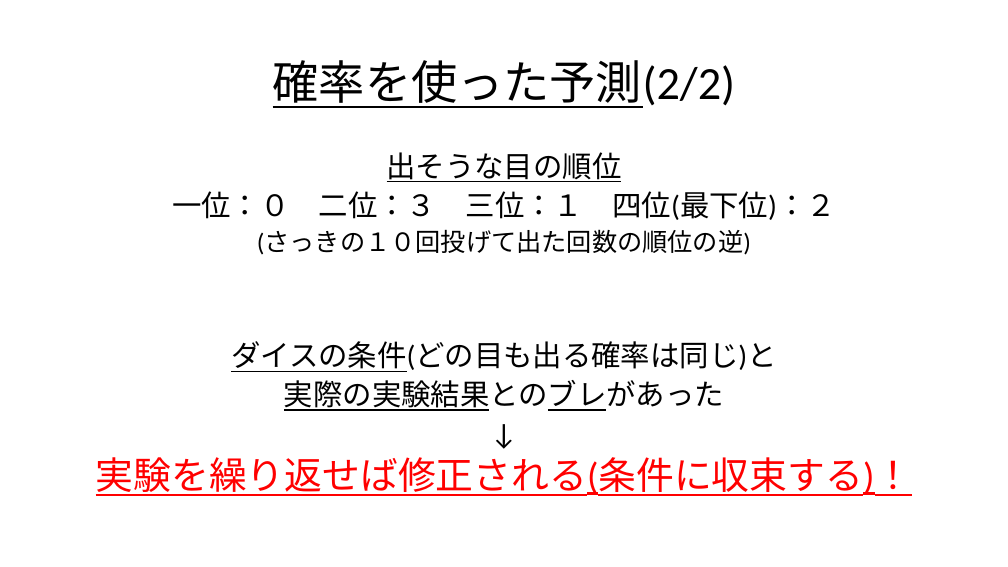
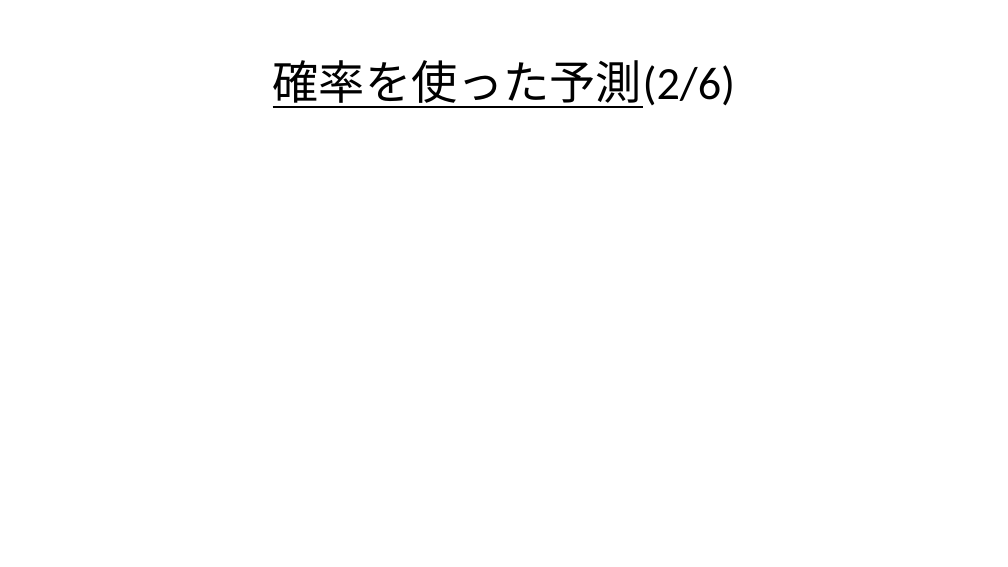
Before and after one commit to Ryo-KATAYAMA/Senior_Project, a slide deck: slide 4 of Chapter4_1.pptx. Drawn at 1008x567 pixels with LibreOffice and Linux fonts; fonts in the diff are those of the drawing; grey boxes stand for pictures. Boxes give left, top, right and bottom in pixels: in the first picture for what was removed or moved away, otherwise in the second. Text is boxed around its words. In the diff, an @@ line names an element or a change of style, - is before the commit and + after.

```diff
--- a/Chapter4_1.pptx
+++ b/Chapter4_1.pptx
@@ title at bbox=[273, 60, 736, 108]: text changed @@
-確率を使った予測(2/2)
+確率を使った予測(2/6)
@@ text removed at bbox=[96, 152, 913, 496] @@
-出そうな目の順位
-一位：０ 二位：３ 三位：１ 四位(最下位)：２
-(さっきの１０回投げて出た回数の順位の逆)
-ダイスの条件(どの目も出る確率は同じ)と
-実際の実験結果とのブレがあった
-↓
-実験を繰り返せば修正される(条件に収束する)！
```
Also in this commit, not shown: 28 other slides changed, 12 slides added, 2 slides removed, 1 other file.
